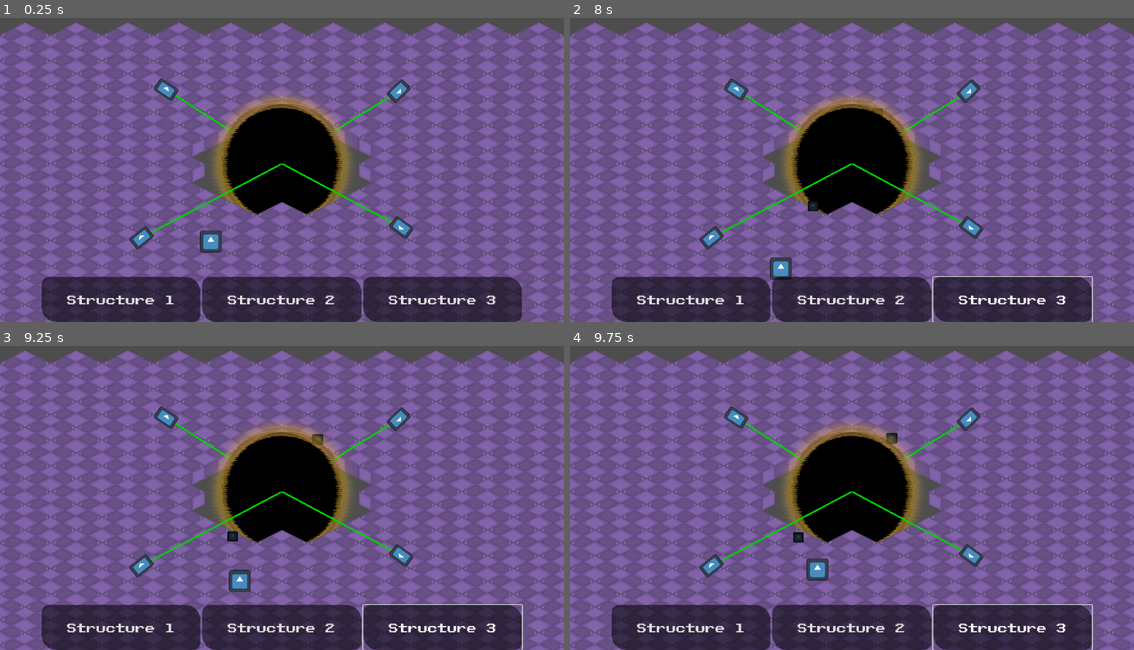
Above: before the commit, frames 1-4 (two rows, left to right).
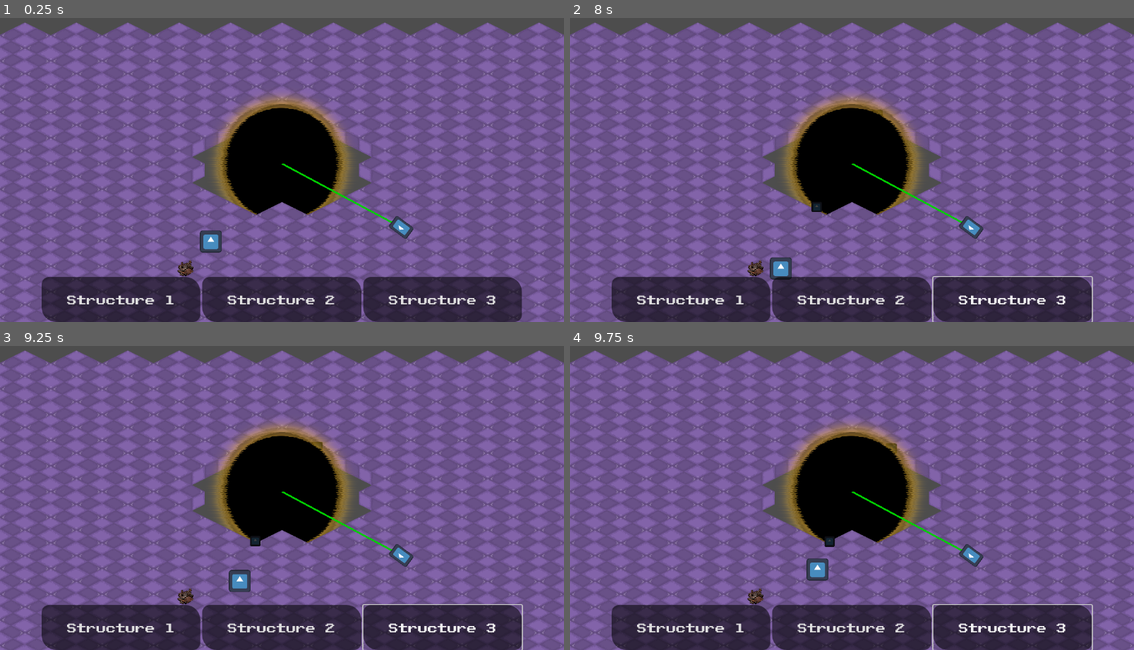
Above: after the commit, the same moments.

Repository: jkostello/Godot-Wild-Jam-69
Game: Godot game, scene res://level.tscn
Two runs of this game, one before a commit and one after it. Both use one fixed random seed, a clock stepped at 60 frames per second and the inputs below. The engine's default icon, where the game draws it, is replaced by a stand-in: a white triangle on a blue panel in a dark square.
Inputs (mouse positions are in pixels of both pictures, inside the frame that each line leads up to):
- Up to frame 1 (0.25 s): no input
- Up to frame 2 (8 s): click "Structure 1" at 0.5 s; click "Structure 2" at 1.25 s; click "Structure 3" at 2 s; tap Enter at 2.75 s; move the mouse to (976, 148) at 2.77 s; hold D (right) 2.78-3.53 s; click (976, 148) at 2.92 s; tap Space at 3.02, 3.77, 5.27, 6.02, 6.77 s; move the mouse to (739, 179) at 3.52 s; hold S (down) 3.53-4.28 s; move the mouse to (908, 94) at 4.27 s; hold D (right) 4.28-5.03 s; move the mouse to (823, 227) at 5.02 s; hold W (up) 5.03-5.78 s; click (823, 227) at 5.17 s; move the mouse to (1021, 212) at 5.77 s; hold A (left) 5.78-7.28 s; move the mouse to (682, 115) at 6.52 s; move the mouse to (880, 163) at 7.27 s; hold S (down) from 7.28 s (still down); click (880, 163) at 7.42 s
- Up to frame 3 (9.25 s): move the mouse to (197, 412) at 8.02 s; release S (down) at 8.03 s; hold D (right) 8.03-8.78 s; tap Space at 8.27, 9.02 s; move the mouse to (406, 476) at 8.77 s; hold W (up) from 8.78 s (still down)
- Up to frame 4 (9.75 s): move the mouse to (739, 507) at 9.52 s; release W (up) at 9.53 s; hold D (right) from 9.53 s (still down); click (739, 507) at 9.67 s

The runs differ from the first frame. In frame 1, 1.0% of the frame differs, in the area x 22-73%, y 19-85%; in frame 2, 1.1%; in frame 3, 1.2%; in frame 4, 1.2%.

Commit message:
Created basic resource
Created resource collection & turret repairing

Diff:
--- a/laser.gd
+++ b/laser.gd
@@ -1,9 +1,11 @@
 extends Node2D
 
 @export var durability := 100.0
+@onready var player = get_node("/root/Level/Player")
 var colliding_enemies := 0
+var repairing := false
 
-# Show lasers
+# Point lasers to middle
 func _ready():
 	$Line2D.points[0] = to_local(Vector2.ZERO)
 
@@ -16,10 +18,23 @@
 	if durability <= 0.0:
 		queue_free()
 
-# Add enemy on entrance
+	# Increase turret durability
+	# TODO: slow down repair
+	if (repairing and (durability < 100 and player.resource >0)):
+			durability += 1
+			player.resource -= 1
+
+
+# Enable player repairing or add enemy
 func _on_area_2d_body_entered(body):
-	colliding_enemies += 1
+	if (body == player):
+		repairing = true
+	else:
+		colliding_enemies += 1
 
-# Remove enemy on leave
+# Disable player repairing or remove enemy
 func _on_area_2d_body_exited(body):
-	colliding_enemies -= 1
+	if (body == player):
+		repairing = false
+	else:
+		colliding_enemies -= 1
--- a/laser.tscn
+++ b/laser.tscn
@@ -20,7 +20,7 @@
 
 [node name="Area2D" type="Area2D" parent="."]
 collision_layer = 8
-collision_mask = 4
+collision_mask = 6
 
 [node name="CollisionShape2D" type="CollisionShape2D" parent="Area2D"]
 shape = SubResource("RectangleShape2D_sbyg6")
--- a/level.tscn
+++ b/level.tscn
@@ -1,11 +1,12 @@
-[gd_scene load_steps=10 format=3 uid="uid://ckmh6gnitv64p"]
+[gd_scene load_steps=11 format=3 uid="uid://ckmh6gnitv64p"]
 
 [ext_resource type="PackedScene" uid="uid://bpg2lcg0737in" path="res://structure_handler.tscn" id="1_7h3wo"]
 [ext_resource type="Script" path="res://level.gd" id="1_fnxtp"]
 [ext_resource type="Texture2D" uid="uid://cqq6525or2suw" path="res://FLOOR1.png" id="3_c7bgw"]
 [ext_resource type="PackedScene" uid="uid://xn4epdl40krm" path="res://void.tscn" id="3_gfdxi"]
-[ext_resource type="PackedScene" uid="uid://ba4q10sapjinu" path="res://laser.tscn" id="4_t28y2"]
+[ext_resource type="PackedScene" uid="uid://bgj4vp25lv1gd" path="res://laser.tscn" id="4_t28y2"]
 [ext_resource type="PackedScene" uid="uid://bkwa8366unv8y" path="res://player.tscn" id="5_w3uvl"]
+[ext_resource type="PackedScene" uid="uid://c7waafyi0ya1x" path="res://resources/resource.tscn" id="7_x52pj"]
 
 [sub_resource type="NavigationPolygon" id="NavigationPolygon_j53cu"]
 vertices = PackedVector2Array(150, 0, 0, 75, -150, 0, 0, -75)
@@ -49,21 +50,12 @@
 
 [node name="Void" parent="TileMap" instance=ExtResource("3_gfdxi")]
 
-[node name="Laser" parent="." instance=ExtResource("4_t28y2")]
-position = Vector2(-820, 433)
-rotation = -0.675106
-
-[node name="Laser2" parent="." instance=ExtResource("4_t28y2")]
-position = Vector2(-676, -433)
-rotation = 0.580251
-
 [node name="Laser3" parent="." instance=ExtResource("4_t28y2")]
 position = Vector2(696, 373)
 rotation = -2.50431
 
-[node name="Laser4" parent="." instance=ExtResource("4_t28y2")]
-position = Vector2(681, -424)
-rotation = 2.38678
-
 [node name="Camera2D" type="Camera2D" parent="."]
 zoom = Vector2(0.35, 0.35)
+
+[node name="resource" parent="." instance=ExtResource("7_x52pj")]
+position = Vector2(-563, 612)
--- a/player.gd
+++ b/player.gd
@@ -1,6 +1,7 @@
 extends CharacterBody2D
 
 @export var speed = 300.0
+@export var resource = 0
 
 # Player movement
 func _physics_process(delta):
--- a/player.tscn
+++ b/player.tscn
@@ -7,6 +7,7 @@
 radius = 71.007
 
 [node name="Player" type="CharacterBody2D"]
+collision_layer = 2
 motion_mode = 1
 script = ExtResource("1_e0146")
 
--- /dev/null
+++ b/resources/resource.gd
@@ -0,0 +1,11 @@
+extends Node2D
+
+@onready var player = get_node("/root/Level/Player")
+
+# Add resources to player & delete self
+func _on_area_2d_body_entered(body):
+	if (body == player):
+		player.resource += 10
+		print("resource collected")
+		print("new resource count: ", player.resource)
+		queue_free()
--- /dev/null
+++ b/resources/resource.tscn
@@ -0,0 +1,24 @@
+[gd_scene load_steps=4 format=3 uid="uid://c7waafyi0ya1x"]
+
+[ext_resource type="Script" path="res://resources/resource.gd" id="1_4baw3"]
+[ext_resource type="Texture2D" uid="uid://c0822g2xvapu5" path="res://resources/test_scrap.png" id="1_6v7qg"]
+
+[sub_resource type="RectangleShape2D" id="RectangleShape2D_xyhcs"]
+size = Vector2(97, 95)
+
+[node name="resource" type="Node2D"]
+script = ExtResource("1_4baw3")
+
+[node name="Area2D" type="Area2D" parent="."]
+collision_layer = 2
+collision_mask = 2
+
+[node name="CollisionShape2D" type="CollisionShape2D" parent="Area2D"]
+position = Vector2(-0.5, -0.5)
+shape = SubResource("RectangleShape2D_xyhcs")
+
+[node name="Sprite2D" type="Sprite2D" parent="."]
+scale = Vector2(0.1875, 0.1875)
+texture = ExtResource("1_6v7qg")
+
+[connection signal="body_entered" from="Area2D" to="." method="_on_area_2d_body_entered"]
--- a/void.gd
+++ b/void.gd
@@ -6,7 +6,7 @@
 func _physics_process(delta):
 	randomize()
 
-	# Randomizes spawning & location
+	# Randomizes enemy spawning & location
 	if randi_range(0, 100) < 1:
 		var new_e = enemy.instantiate()
 		get_tree().current_scene.add_child(new_e)
Not shown: 1 places in laser.tscn that only renumber resources
Binary file added: resources/test_scrap.png
Not shown, added: resources/test_scrap.png.import
